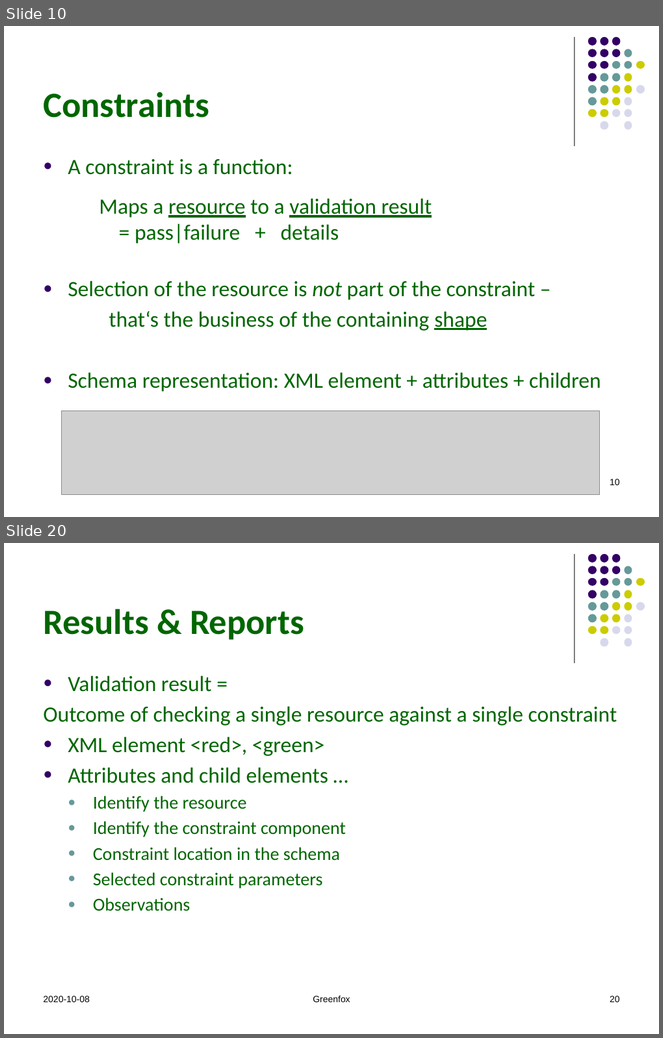
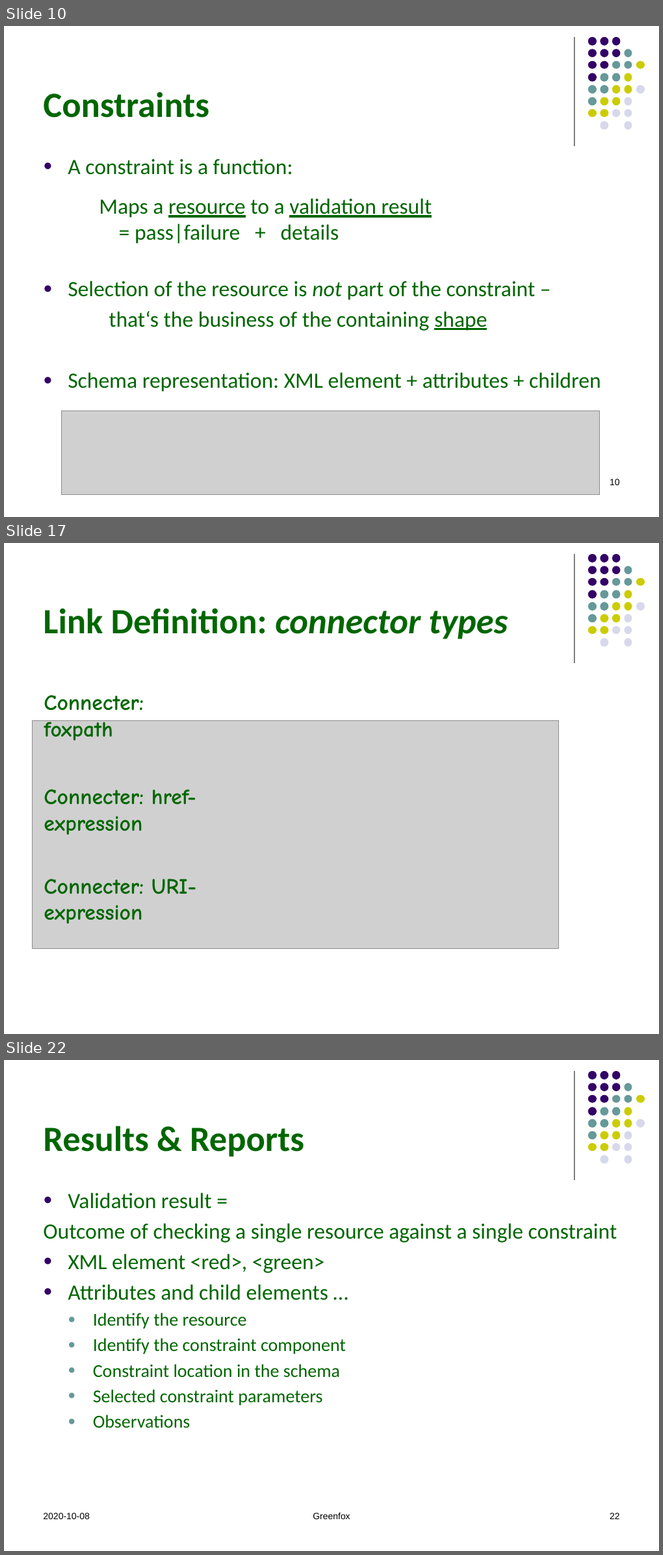
Before and after one commit to hrennau/greenfox, a slide deck: declarative-amsterdam-2020/an-introduction-to-greenfox/an-introduction-to-greenfox.pptx. Shown one above the other, each under a label of ours: slides 10 and 20 before the commit, slides 10, 17 and 22 after it; the slides between them are not shown. The pictures are 663x1038 and 663x1555 pixels, drawn with LibreOffice and Linux fonts; fonts in the diff are those of the drawing; grey boxes stand for pictures. Boxes give left, top, right and bottom in pixels: in the first picture for what was removed or moved away, otherwise in the second. Text is boxed around its words. In the diff, an @@ line names an element or a change of style, - is before the commit and + after.

```diff
--- a/declarative-amsterdam-2020/an-introduction-to-greenfox/an-introduction-to-greenfox.pptx
+++ b/declarative-amsterdam-2020/an-introduction-to-greenfox/an-introduction-to-greenfox.pptx
@@ slide 17 added at box(4, 543, 659, 1034), background #FFFFFF; not listed: 32 template elements that a slide beside it also shows @@
@@ title added at box(43, 608, 508, 639), 39 pt, text #006600, bold @@
+Link Definition: connector types
@@ text added at box(44, 695, 144, 741), 24 pt, text #006600, bold @@
+Connecter: foxpath
@@ picture added at box(32, 720, 558, 949) @@
@@ text added at box(44, 789, 196, 835), 24 pt, text #006600, bold @@
+Connecter: href-expression
@@ text added at box(44, 879, 196, 924), 24 pt, text #006600, bold @@
+Connecter: URI-expression
@@ what was slide 20 is now slide 22 @@
@@ page number at box(610, 1513, 620, 1520): text changed @@
-20
+22
```
Also in this commit, not shown: 10 slides changed, 4 other slides added, 2 slides removed.
